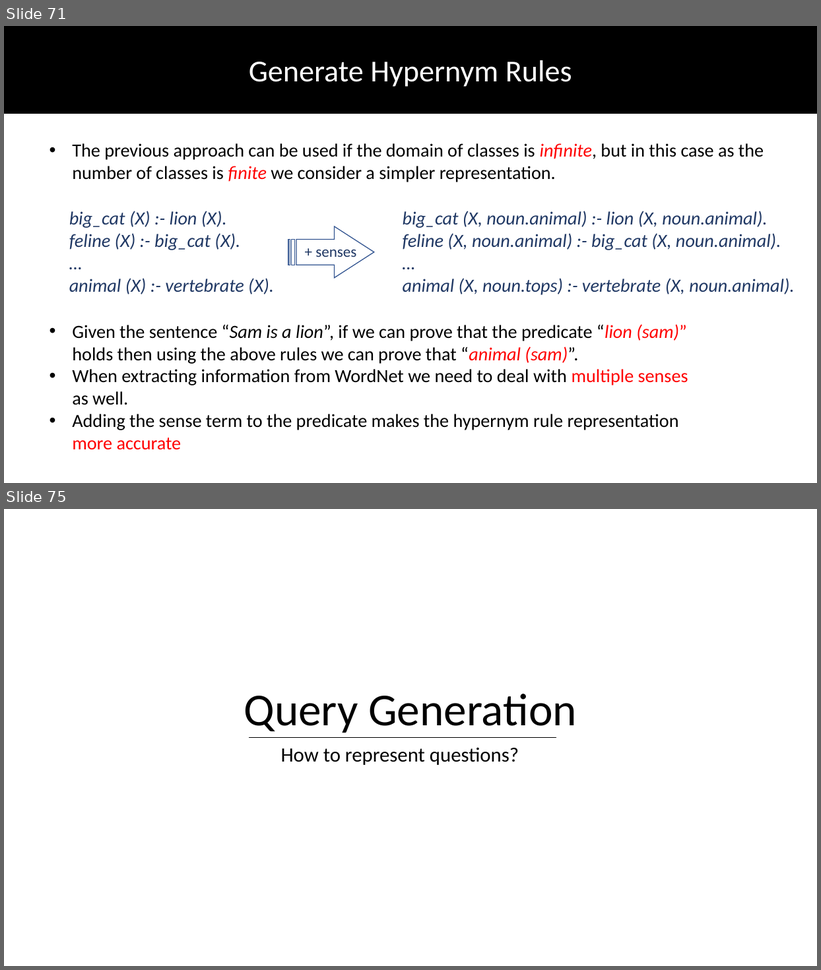
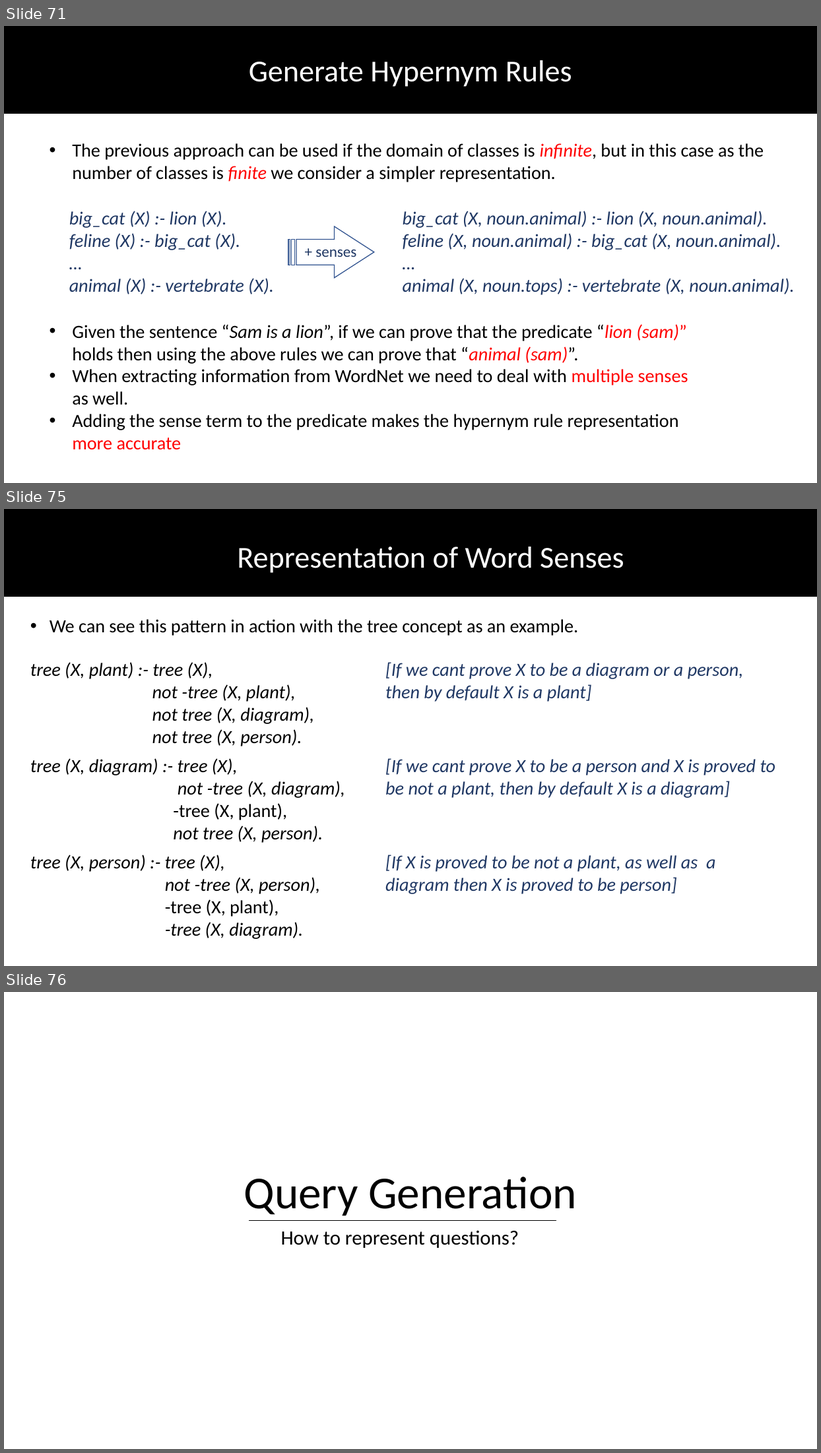
Before and after one commit to DhruvaPendharkar/thesis-project, a slide deck: Notes/ThesisPresentation.pptx. Shown one above the other, each under a label of ours: slides 71 and 75 before the commit, slides 71, 75 and 76 after it; the slides between them are not shown. The pictures are 821x970 and 821x1453 pixels, drawn with LibreOffice and Linux fonts; fonts in the diff are those of the drawing. Boxes give left, top, right and bottom in pixels: in the first picture for what was removed or moved away, otherwise in the second. Text is boxed around its words. In the diff, an @@ line names an element or a change of style, - is before the commit and + after.

```diff
--- a/Notes/ThesisPresentation.pptx
+++ b/Notes/ThesisPresentation.pptx
@@ slide 75 added at [4,509,817,966], background #FFFFFF @@
@@ rectangle added at [4,509,817,596], fill #000000, outline #000000 1 pt @@
@@ text added at [237,547,624,573], 36 pt, text #FFFFFF @@
+Representation of Word Senses
@@ text added at [50,619,579,636], 22 pt, text #000000 @@
+• We can see this pattern in action with the tree concept as an example.
@@ text added at [30,662,314,747], 22 pt, text #000000, italic @@
+tree (X, plant) :- tree (X),
+not -tree (X, plant),
+not tree (X, diagram),
+not tree (X, person).
@@ text added at [385,662,744,702], 22 pt, text #203864, italic @@
+[If we cant prove X to be a diagram or a person, then by default X is a plant]
@@ text added at [30,758,345,843], 22 pt, text #000000, italic @@
+tree (X, diagram) :- tree (X),
+not -tree (X, diagram),
+-tree (X, plant),
+not tree (X, person).
@@ text added at [385,758,776,798], 22 pt, text #203864, italic @@
+[If we cant prove X to be a person and X is proved to be not a plant, then by default X is a diagram]
@@ text added at [30,855,320,939], 22 pt, text #000000, italic @@
+tree (X, person) :- tree (X),
+not -tree (X, person),
+-tree (X, plant),
+-tree (X, diagram).
@@ text added at [385,855,716,894], 22 pt, text #203864, italic @@
+[If X is proved to be not a plant, as well as a diagram then X is proved to be person]
@@ what was slide 75 is now slide 76 @@
```
Also in this commit, not shown: 2 slides changed, 1 other slide added, 1 slide removed.
